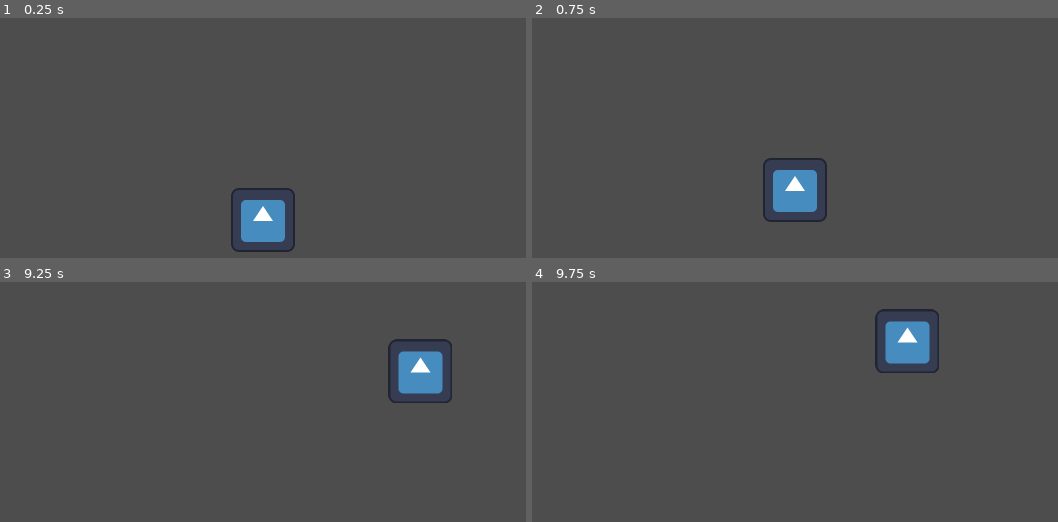
Above: before the commit, frames 1-4 (two rows, left to right).
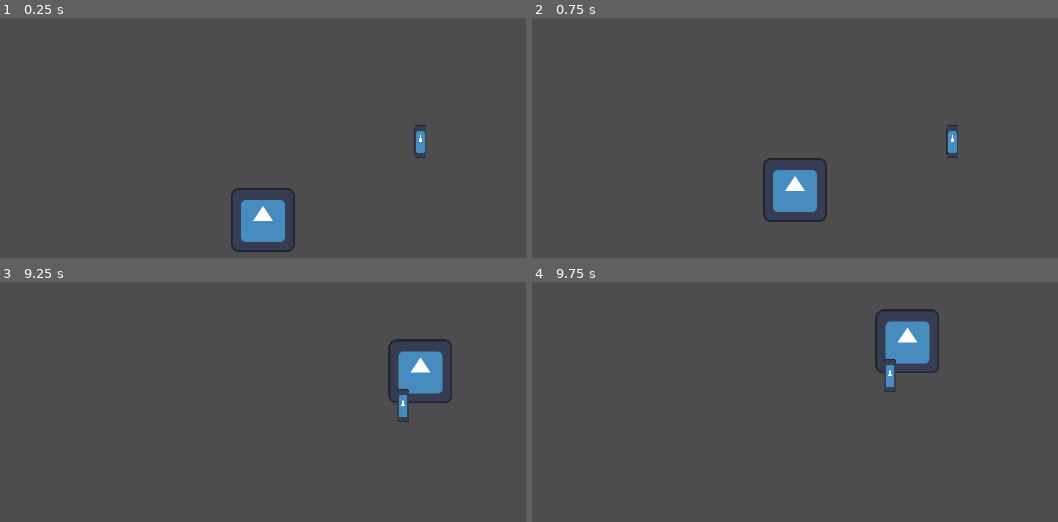
Above: after the commit, the same moments.

Repository: MasterGar1/sugaming-game-jam-2024
Game: Godot game, scene res://rooms/room_base.tscn
The game is run twice, just before and just after one commit, with the same random seed, the same clock (stepped at 60 frames per second) and the same inputs. The engine's default icon, where the game draws it, is replaced by a stand-in: a white triangle on a blue panel in a dark square.
Inputs:
- Up to frame 1 (0.25 s): no input
- Up to frame 2 (0.75 s): tap Enter at 0.5 s; hold Up (move_up) from 0.53 s (still down)
- Up to frame 3 (9.25 s): release Up (move_up) at 2.03 s; hold Left (move_left) 2.03-3.53 s; hold Down (move_down) 3.53-4.28 s; hold Right (move_right) 4.28-5.03 s; hold Up (move_up) 5.03-5.78 s; hold Right (move_right) 5.78-8.03 s; hold Down (move_down) 8.03-8.78 s; hold Left (move_left) from 8.78 s (still down)
- Up to frame 4 (9.75 s): release Left (move_left) at 9.53 s; hold Up (move_up) from 9.53 s (still down)

The runs differ from the first frame. In frame 1, 0.2% of the frame differs, in the area x 78-81%, y 44-59%; in frame 2, 0.2%; in frame 3, 0.2%; in frame 4, 0.2%.

Commit message:
Add wrench object and pick up detection

Diff:
--- /dev/null
+++ b/player/wrench.gd
@@ -0,0 +1,17 @@
+extends Area2D
+
+
+# Called when the node enters the scene tree for the first time.
+func _ready():
+	pass # Replace with function body.
+
+
+# Called every frame. 'delta' is the elapsed time since the previous frame.
+func _process(delta):
+	pass
+
+
+func _on_body_entered(body):
+	if body is CharacterBody2D:
+		call_deferred("reparent", body)
+		print("Picked up!")
--- /dev/null
+++ b/player/wrench.tscn
@@ -0,0 +1,21 @@
+[gd_scene load_steps=4 format=3 uid="uid://b7xmvgkex34yl"]
+
+[ext_resource type="Texture2D" uid="uid://dgd3wkffdf0jy" path="res://icon.svg" id="1_ib5qt"]
+[ext_resource type="Script" path="res://player/wrench.gd" id="1_ndki5"]
+
+[sub_resource type="RectangleShape2D" id="RectangleShape2D_me7vj"]
+size = Vector2(25, 66.5)
+
+[node name="Wrench" type="Area2D"]
+script = ExtResource("1_ndki5")
+
+[node name="Sprite2D" type="Sprite2D" parent="."]
+position = Vector2(13, -30.5)
+scale = Vector2(0.1875, 0.523438)
+texture = ExtResource("1_ib5qt")
+
+[node name="CollisionShape2D" type="CollisionShape2D" parent="."]
+position = Vector2(13, -31)
+shape = SubResource("RectangleShape2D_me7vj")
+
+[connection signal="body_entered" from="." to="." method="_on_body_entered"]
--- a/rooms/room_base.tscn
+++ b/rooms/room_base.tscn
@@ -1,6 +1,7 @@
-[gd_scene load_steps=2 format=3 uid="uid://6ipdexvy306t"]
+[gd_scene load_steps=3 format=3 uid="uid://6ipdexvy306t"]
 
 [ext_resource type="PackedScene" uid="uid://d3267n1v2qtf3" path="res://player/player.tscn" id="1_85fp7"]
+[ext_resource type="PackedScene" uid="uid://b7xmvgkex34yl" path="res://player/wrench.tscn" id="2_ifd21"]
 
 [node name="Room" type="Node2D"]
 y_sort_enabled = true
@@ -12,3 +13,6 @@
 
 [node name="Camera2D" type="Camera2D" parent="."]
 zoom = Vector2(0.3, 0.3)
+
+[node name="Wrench" parent="." instance=ExtResource("2_ifd21")]
+position = Vector2(302, -172)
